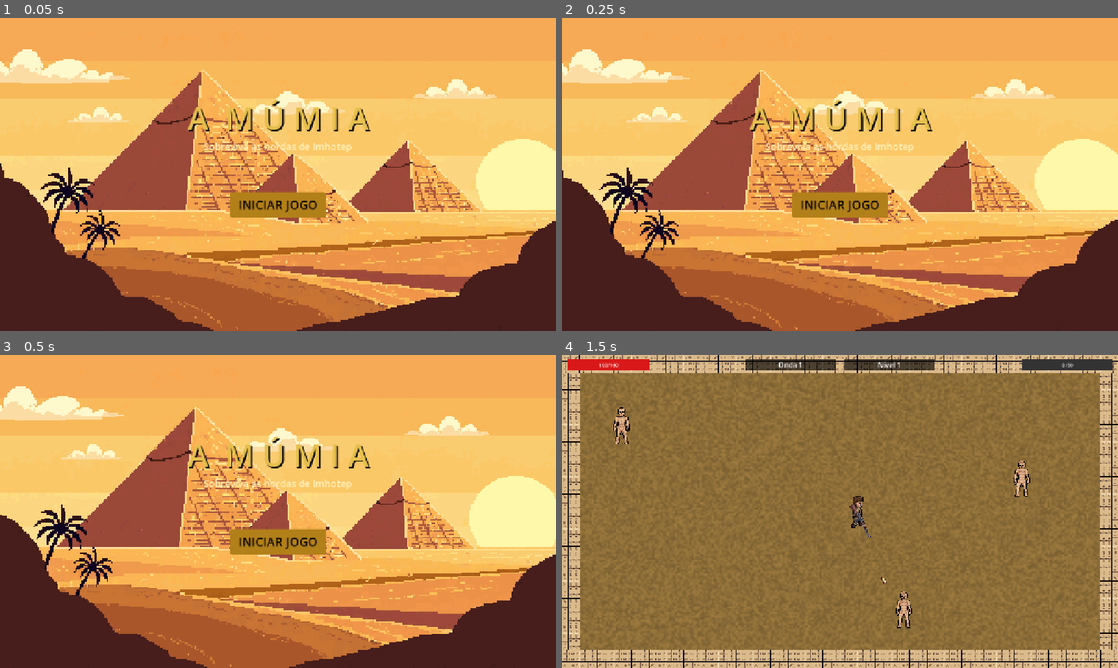
Above: before the commit, frames 1-4 (two rows, left to right).
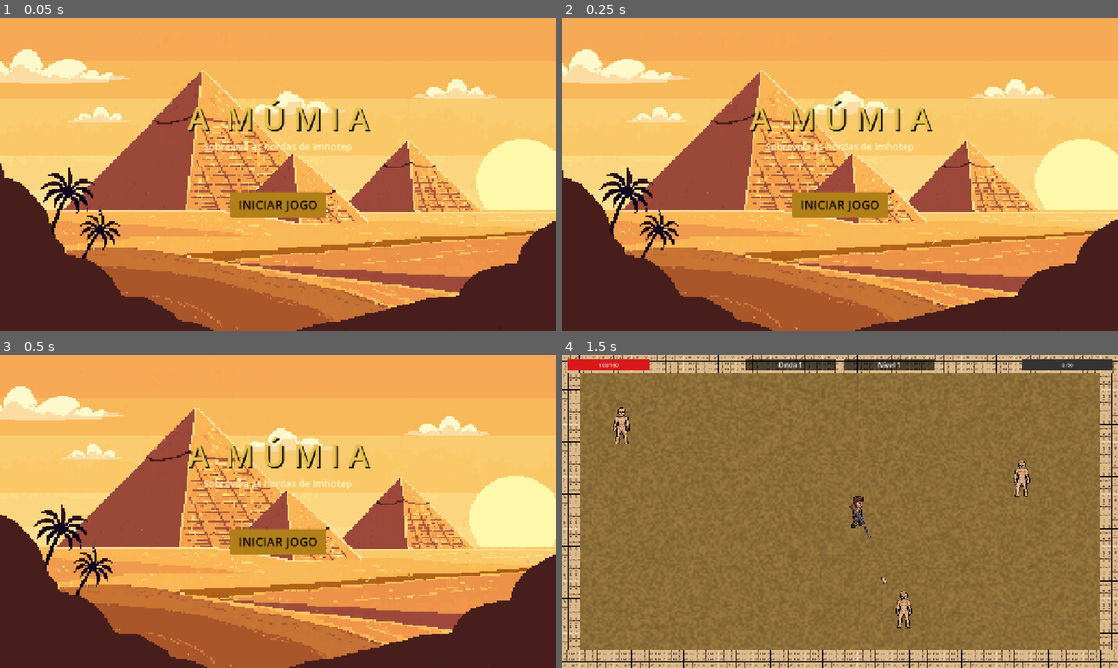
Above: after the commit, the same moments.

Repository: fullstackgabe/rise_of_imhotep
Game: Godot game, scene res://title_screen.tscn
The game is run twice, just before and just after one commit, with the same random seed, the same clock (stepped at 60 frames per second) and the same inputs.
Inputs (mouse positions are in pixels of both pictures, inside the frame that each line leads up to):
- Up to frame 1 (0.05 s): no input
- Up to frame 2 (0.25 s): no input
- Up to frame 3 (0.5 s): no input
- Up to frame 4 (1.5 s): click "INICIAR JOGO" at 0.5 s; tap Enter (ui_accept) at 1.25 s; move the mouse to (962, 495) at 1.27 s; hold Right (ui_right) from 1.28 s (still down); click (962, 495) at 1.42 s

The runs differ from the first frame. In frame 1, less than 0.1% of the frame differs, in the area x 11-72%, y 74-76%; in frame 2, less than 0.1%; in frame 3, less than 0.1%; in frame 4, nothing differs.

Commit message:
reseta atributos ao iniciar partida e corrige emenda do fundo do título

Diff:
--- a/char_select.gd
+++ b/char_select.gd
@@ -156,5 +156,6 @@
 			sty.border_width_right  = 3
 
 func _start_game() -> void:
+	PlayerStats.reset()
 	PlayerStats.selected_character = CHARS[_selected_index]["id"]
 	get_tree().change_scene_to_file("res://main.tscn")
--- a/player_stats.gd
+++ b/player_stats.gd
@@ -10,6 +10,15 @@
 var fire_rate  := 0.25  # segundos entre tiros (menor = mais rápido)
 var regen_hp   := 5     # HP regenerado por ciclo
 var regen_rate := 8.0   # segundos entre cada regeneração
+
+# Volta os atributos aos valores iniciais (chamado ao começar uma partida nova).
+func reset() -> void:
+	speed      = 200.0
+	bullet_dmg = 1
+	resistance = 0
+	fire_rate  = 0.25
+	regen_hp   = 5
+	regen_rate = 8.0
 
 func upgrade_speed() -> void:
 	speed += 20.0
--- a/title_screen.gd
+++ b/title_screen.gd
@@ -2,6 +2,7 @@
 
 const SCROLL_SPEED := 35.0
 const BG_SCALE     := 3.6  # 400x200px * 3.6 = 1440x720 — preenche a tela 1280x720 exata
+const BG_CROP_RIGHT := 4   # colunas defeituosas na borda direita de egypt_landscape.png
 
 var _bg1 : Sprite2D
 var _bg2 : Sprite2D
@@ -34,23 +35,28 @@
 	if tex == null:
 		return
 
-	_bg_width = tex.get_width() * BG_SCALE
+	# A imagem não emenda consigo mesma (bordas diferentes e as 4 últimas
+	# colunas com cor errada): corta essas colunas e espelha a segunda cópia,
+	# assim cada emenda junta uma borda com ela mesma.
+	var region := Rect2(0, 0, tex.get_width() - BG_CROP_RIGHT, tex.get_height())
+	_bg_width = region.size.x * BG_SCALE
 
-	_bg1 = Sprite2D.new()
-	_bg1.texture        = tex
-	_bg1.texture_filter = CanvasItem.TEXTURE_FILTER_NEAREST
-	_bg1.scale          = Vector2(BG_SCALE, BG_SCALE)
-	_bg1.centered       = false
-	_bg1.position       = Vector2(0, 0)
-	add_child(_bg1)
+	_bg1 = _make_bg_sprite(tex, region, false)
+	_bg1.position = Vector2(0, 0)
+	_bg2 = _make_bg_sprite(tex, region, true)
+	_bg2.position = Vector2(_bg_width, 0.0)
 
-	_bg2 = Sprite2D.new()
-	_bg2.texture        = tex
-	_bg2.texture_filter = CanvasItem.TEXTURE_FILTER_NEAREST
-	_bg2.scale          = Vector2(BG_SCALE, BG_SCALE)
-	_bg2.centered       = false
-	_bg2.position       = Vector2(_bg_width, 0.0)
-	add_child(_bg2)
+func _make_bg_sprite(tex: Texture2D, region: Rect2, flipped: bool) -> Sprite2D:
+	var s := Sprite2D.new()
+	s.texture        = tex
+	s.texture_filter = CanvasItem.TEXTURE_FILTER_NEAREST
+	s.scale          = Vector2(BG_SCALE, BG_SCALE)
+	s.centered       = false
+	s.region_enabled = true
+	s.region_rect    = region
+	s.flip_h         = flipped
+	add_child(s)
+	return s
 
 func _add_title() -> void:
 	var title := Label.new()
